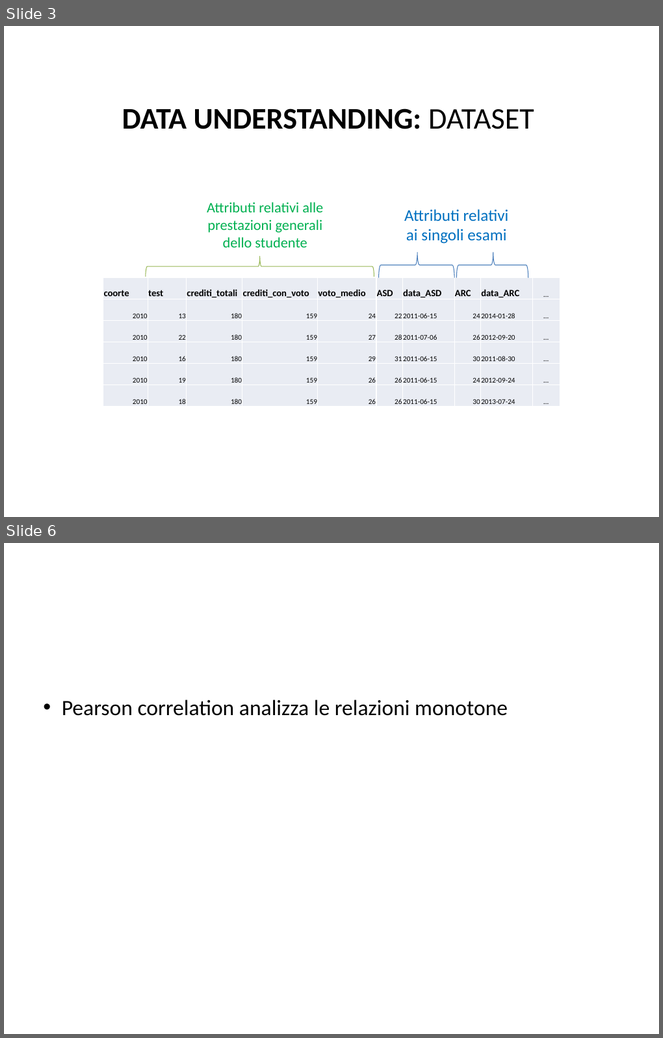
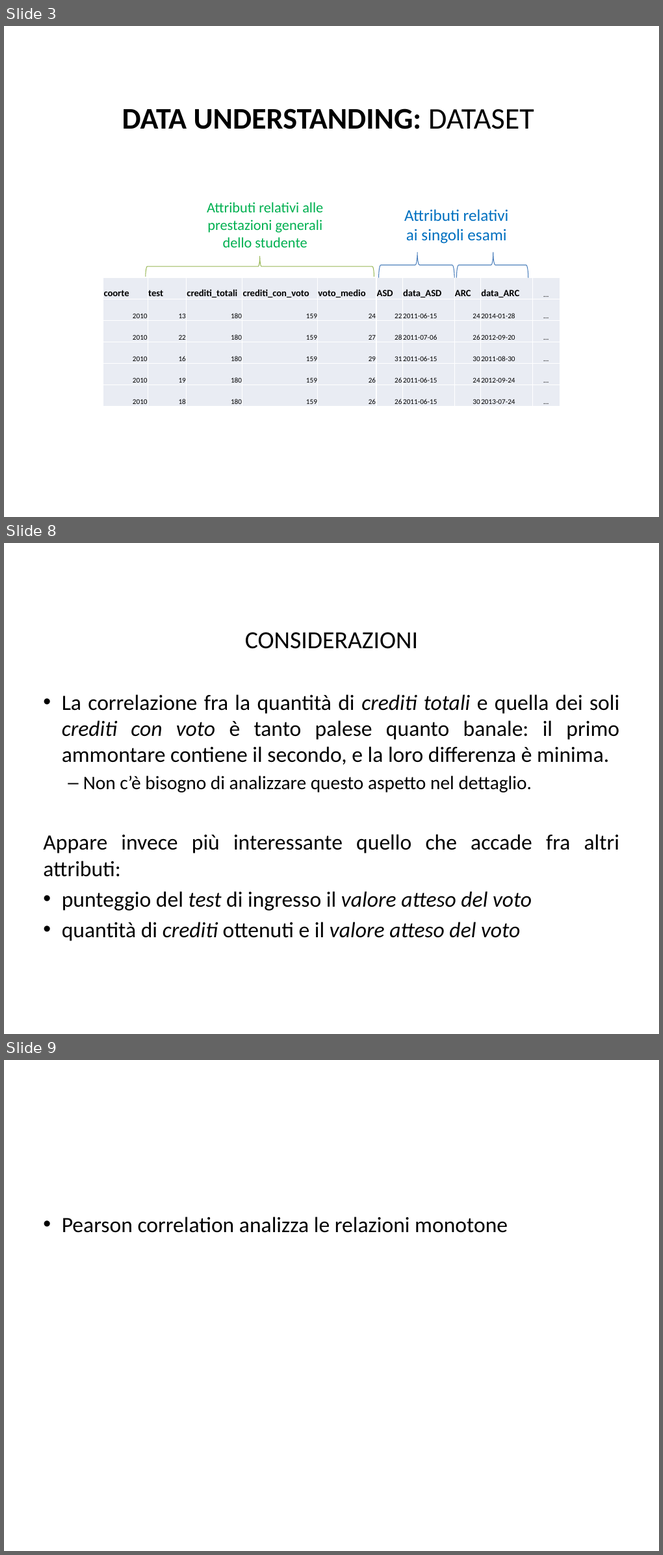
Before and after one commit to BlacknDecker/unifi, a slide deck: relazione.pptx. Shown one above the other, each under a label of ours: slides 3 and 6 before the commit, slides 3, 8 and 9 after it; the slides between them are not shown. The pictures are 663x1038 and 663x1555 pixels, drawn with LibreOffice and Linux fonts; fonts in the diff are those of the drawing; background and template pictures are left out. Boxes give left, top, right and bottom in pixels: in the first picture for what was removed or moved away, otherwise in the second. Text is boxed around its words. In the diff, an @@ line names an element or a change of style, - is before the commit and + after.

```diff
--- a/relazione.pptx
+++ b/relazione.pptx
@@ slide 8 added at (x1=4, y1=543, x2=659, y2=1034), background #FFFFFF @@
@@ text added at (x1=107, y1=554, x2=659, y2=636), 24 pt, text #FFFFFF @@
+DATA UNDERSTANDING: PRESTAZIONI GENERALI
@@ title added at (x1=245, y1=632, x2=418, y2=649), 27 pt, text #000000 @@
+CONSIDERAZIONI
@@ text added at (x1=43, y1=694, x2=620, y2=941), 24 pt, text #000000 @@
+• La correlazione fra la quantità di crediti totali e quella dei soli crediti con voto è tanto palese quanto banale: il primo ammontare contiene il secondo, e la loro differenza è minima.
+  – Non c’è bisogno di analizzare questo aspetto nel dettaglio.
+Appare invece più interessante quello che accade fra altri attributi:
+• punteggio del test di ingresso il valore atteso del voto
+• quantità di crediti ottenuti e il valore atteso del voto
@@ what was slide 6 is now slide 9 @@
```
Also in this commit, not shown: 2 slides changed, 2 other slides added.
